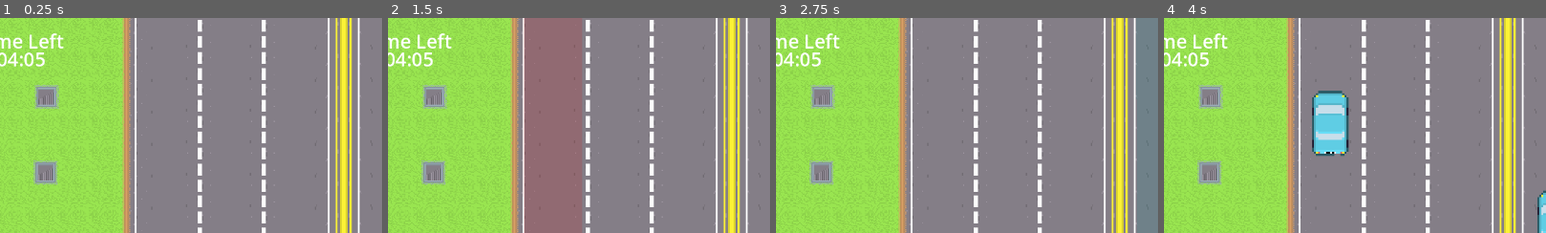
Above: before the commit, frames 1-4 (left to right).
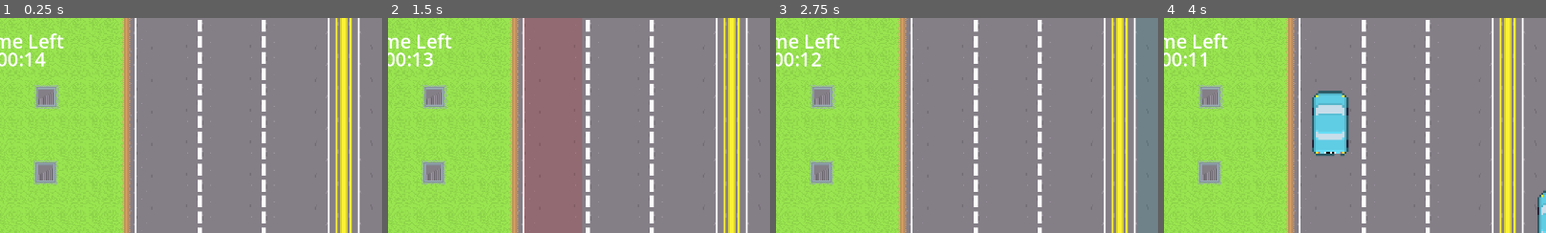
Above: after the commit, the same moments.

Repository: lewis785/gmtk-game-jam-2023
Game: Godot game, scene res://scenes/world.tscn
Same seed, same stepped clock (60 frames per second), same inputs: the game is played once before the commit and once after it. Sound files missing from this copy of the repository are replaced by a short silence.
Inputs (mouse positions are % of the whole screen's width and height, from its top left):
- Up to frame 1 (0.25 s): no input
- Up to frame 2 (1.5 s): tap Enter at 0.5 s; move the mouse to (72, 45) at 0.52 s; click (72, 45) at 0.67 s; move the mouse to (30, 55) at 1.27 s; click (30, 55) at 1.42 s
- Up to frame 3 (2.75 s): move the mouse to (60, 28) at 2.02 s; click (60, 28) at 2.17 s
- Up to frame 4 (4 s): move the mouse to (45, 70) at 2.77 s; click (45, 70) at 2.92 s; move the mouse to (80, 65) at 3.52 s; click (80, 65) at 3.67 s
The pictures show only the part of the screen within x 5-55%, y 0-50%; the shares and areas given below are measured in that part.

The runs differ from the first frame. In frame 1, 0.4% of the frame differs, in the area x 2-12%, y 16-23%; in frame 2, 0.3%; in frame 3, 0.3%; in frame 4, 0.3%.

Commit message:
ADD TimerComponent and Game End signal

Diff:
--- a/scenes/camera/Camera.tscn
+++ b/scenes/camera/Camera.tscn
@@ -1,7 +1,8 @@
-[gd_scene load_steps=7 format=3 uid="uid://ducgpyhu2ta5y"]
+[gd_scene load_steps=8 format=3 uid="uid://ducgpyhu2ta5y"]
 
 [ext_resource type="Script" path="res://scenes/camera/Camera.gd" id="1_vhv56"]
 [ext_resource type="Script" path="res://scenes/camera/HUD.gd" id="2_8s8hg"]
+[ext_resource type="PackedScene" uid="uid://crhvt7f3ake6g" path="res://scenes/components/TimerComponent.tscn" id="3_i6a5x"]
 
 [sub_resource type="LabelSettings" id="LabelSettings_awp2q"]
 font_size = 32
@@ -22,9 +23,10 @@
 limit_top = 0
 script = ExtResource("1_vhv56")
 
-[node name="CanvasLayer" type="CanvasLayer" parent="." node_paths=PackedStringArray("camera")]
+[node name="CanvasLayer" type="CanvasLayer" parent="." node_paths=PackedStringArray("camera", "tc")]
 script = ExtResource("2_8s8hg")
 camera = NodePath("..")
+tc = NodePath("../TimerComponent")
 
 [node name="ScoreLabel" type="Label" parent="CanvasLayer"]
 texture_filter = 1
@@ -70,3 +72,6 @@
 text = "Time Left
 "
 label_settings = SubResource("LabelSettings_522ud")
+
+[node name="TimerComponent" parent="." instance=ExtResource("3_i6a5x")]
+time_limit = 15
--- a/scenes/camera/HUD.gd
+++ b/scenes/camera/HUD.gd
@@ -1,7 +1,7 @@
 extends CanvasLayer
 
 @export var camera: Camera2D
-#@export var tc: TimerComponent
+@export var tc: TimerComponent
 #@export var score: ScoreComponent
 var score = 0
 
@@ -16,13 +16,9 @@
 	score_label = $ScoreLabel
 	time_label  = $TimeLabel
 
-
 # Called every frame. 'delta' is the elapsed time since the previous frame.
 func _process(delta):
-	# TODO: Get Score
-	#update_score_label(10)
-	# TODO: Get Time Left
-	update_time_label(245)
+	update_time_label(int(tc.get_time_left()))
 
 func update_score(points):
 	score += points
--- /dev/null
+++ b/scenes/components/TimerComponent.gd
@@ -0,0 +1,16 @@
+class_name TimerComponent
+extends Timer
+
+@export var time_limit: int = 120
+
+var signal_bus
+
+func _ready():
+	signal_bus = get_node("/root/SignalBus")
+	start_game()
+
+func start_game():
+	self.start(time_limit)
+
+func _on_timeout():
+	signal_bus.emit_signal("game_over")
--- /dev/null
+++ b/scenes/components/TimerComponent.tscn
@@ -0,0 +1,8 @@
+[gd_scene load_steps=2 format=3 uid="uid://crhvt7f3ake6g"]
+
+[ext_resource type="Script" path="res://scenes/components/TimerComponent.gd" id="1_0mn3f"]
+
+[node name="TimerComponent" type="Timer"]
+script = ExtResource("1_0mn3f")
+
+[connection signal="timeout" from="." to="." method="_on_timeout"]
--- a/scripts/signal_bus.gd
+++ b/scripts/signal_bus.gd
@@ -1,3 +1,4 @@
 extends Node
 
 signal score_update(amount: int)
+signal game_over()
